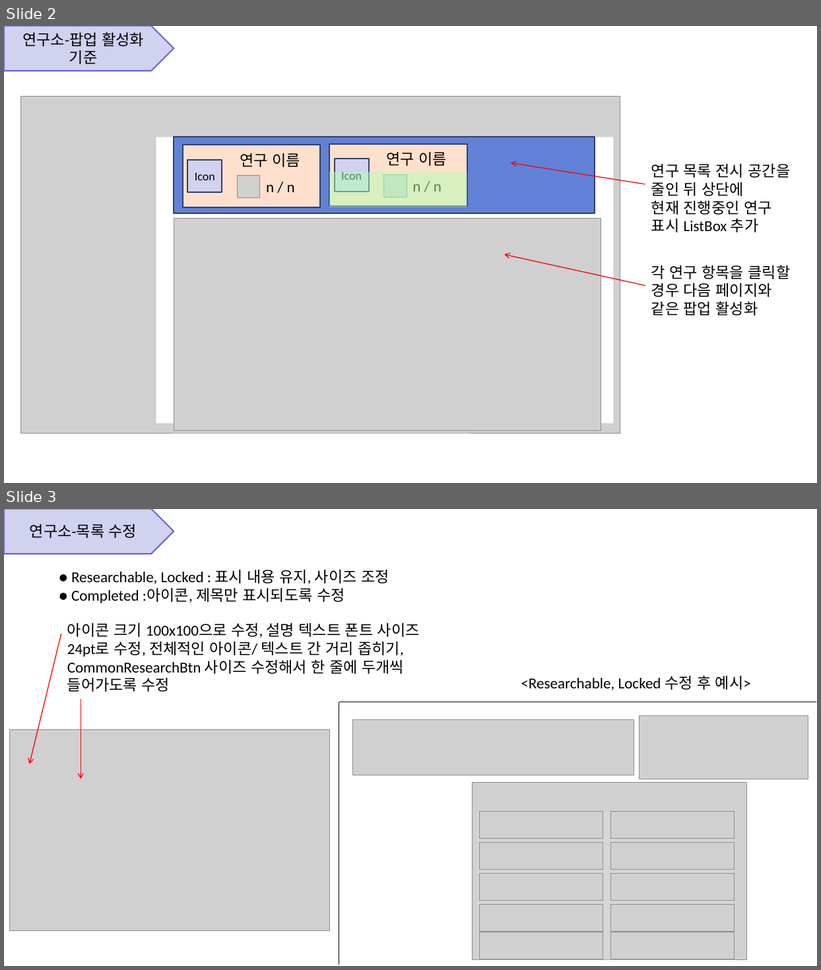
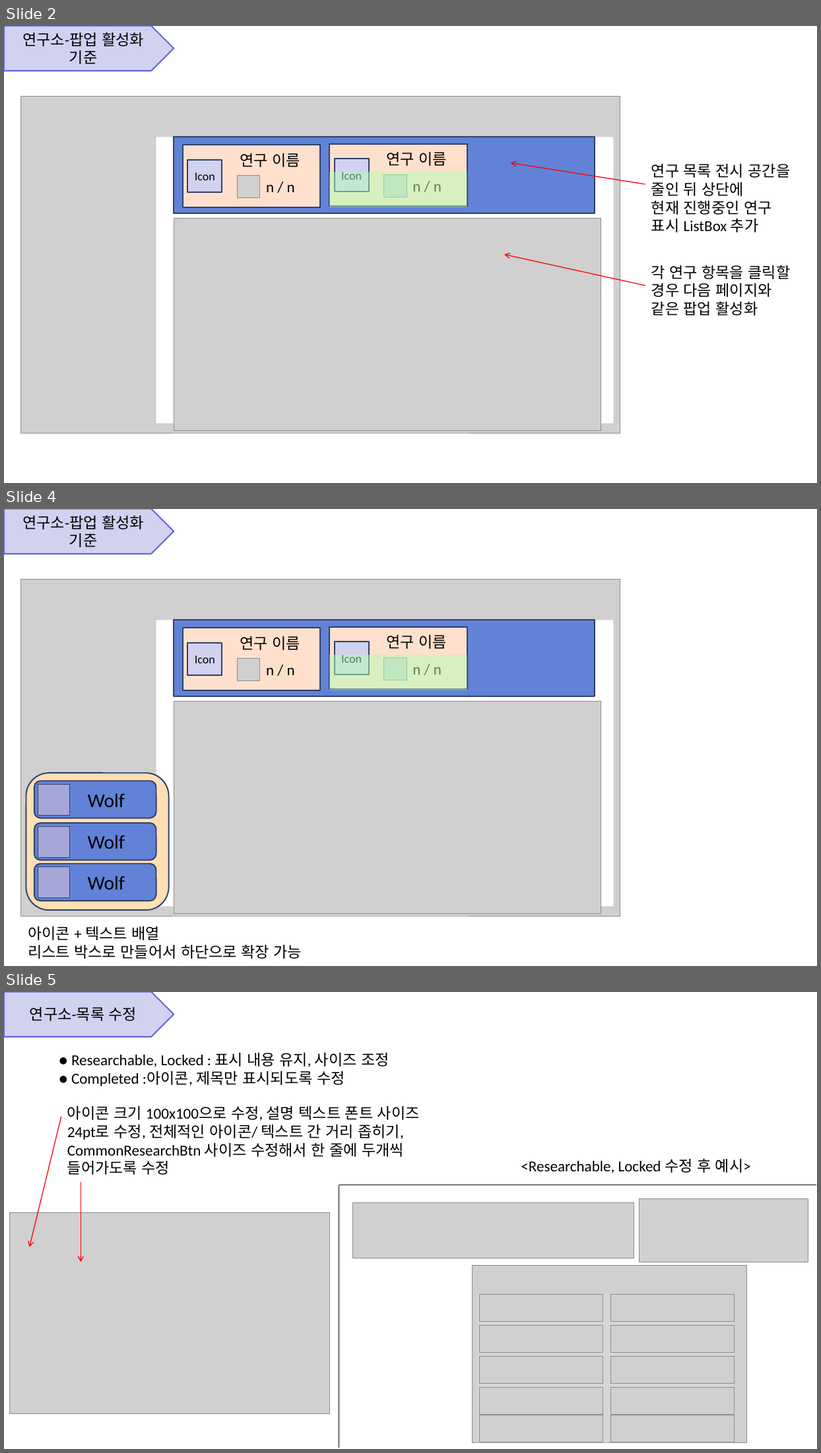
Before and after one commit to Christincu/ProjectRTplan, a slide deck: PlanPPT/세부기획서(연구)_수정1.pptx. Shown one above the other, each under a label of ours: slides 2 and 3 before the commit, slides 2, 4 and 5 after it; the slides between them are not shown. The pictures are 821x970 and 821x1453 pixels, drawn with LibreOffice and Linux fonts; fonts in the diff are those of the drawing; grey boxes stand for pictures. Boxes give left, top, right and bottom in pixels: in the first picture for what was removed or moved away, otherwise in the second. Text is boxed around its words. In the diff, an @@ line names an element or a change of style, - is before the commit and + after.

Commit message:
데이터 테이블 및 협력국 추가
데이터 테이블 및 협력국 추가
연구 대분류 버튼 시안 임시 유지

```diff
--- a/PlanPPT/세부기획서(연구)_수정1.pptx
+++ b/PlanPPT/세부기획서(연구)_수정1.pptx
@@ slide 4 added at (4,509,817,966), background #FFFFFF @@
@@ pentagon arrow added at (4,509,174,554), fill #D1D1F0, outline #6660DA 1.5 pt, 18 pt, text #000000 @@
+연구소-팝업 활성화
+기준
@@ picture added at (21,579,620,916) @@
@@ rectangle added at (156,620,614,907), fill #FFFFFF @@
@@ rectangle added at (174,620,595,696), fill #6182D6, outline #30416A 1.5 pt @@
@@ rectangle added at (330,627,467,690), fill #FFE0CC, outline #30416A 1.5 pt @@
@@ rectangle added at (183,628,321,690), fill #FFE0CC, outline #30416A 1.5 pt @@
@@ rectangle added at (187,642,222,675), fill #D1D1F0, outline #30416A 1.5 pt, 14 pt, text #000000 @@
+Icon
@@ text added at (240,636,300,650), 18 pt, text #000000 @@
+연구 이름
@@ rectangle added at (335,642,369,675), fill #D1D1F0, outline #30416A 1.5 pt, 14 pt, text #000000 @@
+Icon
@@ text added at (387,635,448,649), 18 pt, text #000000 @@
+연구 이름
@@ picture added at (238,658,260,681) @@
@@ rectangle added at (330,655,467,690), fill #B3FFB3 at 50% opacity @@
@@ picture added at (384,658,407,681) @@
@@ text added at (266,667,295,675), 18 pt, text #000000 @@
+n / n
@@ text added at (413,667,442,675), 18 pt, text #000000 @@
+n / n
@@ picture added at (174,702,601,914) @@
@@ rounded rectangle added at (26,773,169,910), fill #FFDFB3, outline #30416A 1.5 pt @@
@@ rounded rectangle added at (34,781,156,819), fill #6182D6, outline #30416A 1.5 pt @@
@@ rectangle added at (38,784,69,815), fill #A6A7D8, outline #30416A 0.25 pt @@
@@ text added at (88,793,125,807), 23 pt, text #000000 @@
+Wolf
@@ rounded rectangle added at (34,823,156,860), fill #6182D6, outline #30416A 1.5 pt @@
@@ rectangle added at (38,826,69,857), fill #A6A7D8, outline #30416A 0.25 pt @@
@@ text added at (88,835,125,849), 23 pt, text #000000 @@
+Wolf
@@ rounded rectangle added at (34,864,156,901), fill #6182D6, outline #30416A 1.5 pt @@
@@ rectangle added at (38,867,69,898), fill #A6A7D8, outline #30416A 0.25 pt @@
@@ text added at (88,876,125,890), 23 pt, text #000000 @@
+Wolf
@@ text added at (28,927,302,959), 18 pt, text #000000 @@
+아이콘 + 텍스트 배열
+리스트 박스로 만들어서 하단으로 확장 가능
@@ what was slide 3 is now slide 5 @@
```
Also in this commit, not shown: 1 other slide added, 2 other files.
